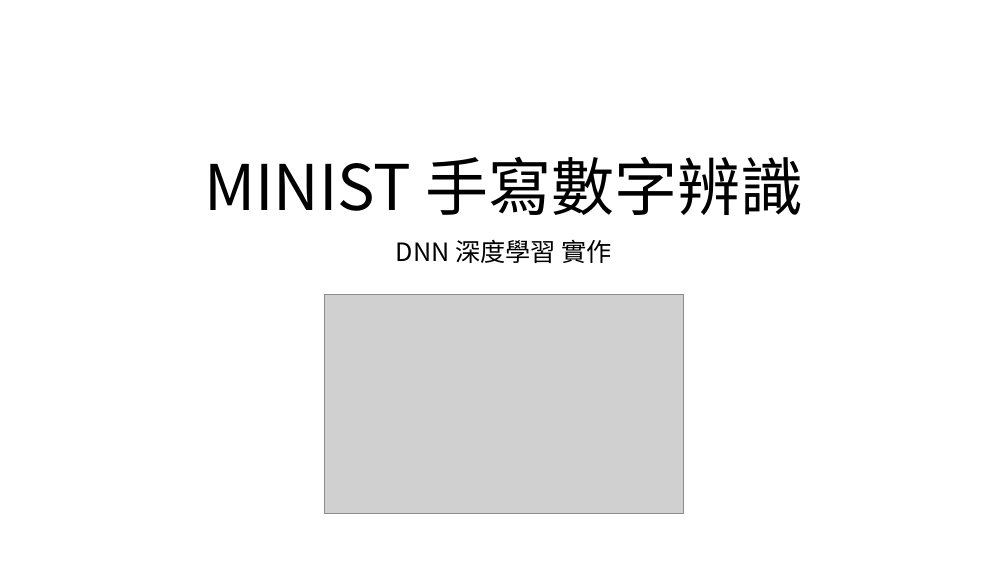
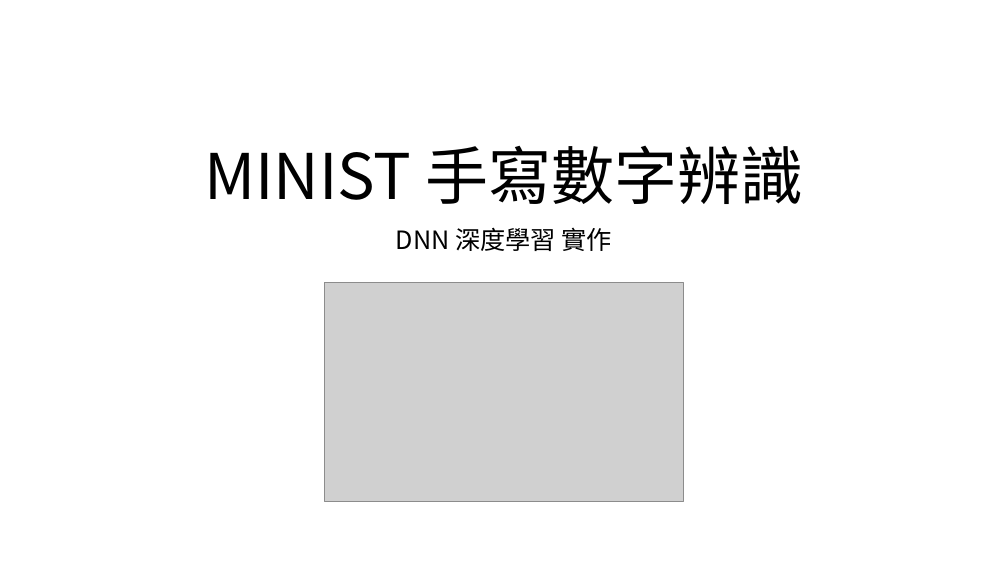
Before and after one commit to andy6804tw/deep-learning, a slide deck: slide 1 of 3-DNN/Presentation.pptx. Drawn at 1008x567 pixels with LibreOffice and Linux fonts; fonts in the diff are those of the drawing; grey boxes stand for pictures. Boxes give left, top, right and bottom in pixels: in the first picture for what was removed or moved away, otherwise in the second. Text is boxed around its words. In the diff, an @@ line names an element or a change of style, - is before the commit and + after.

```diff
--- a/3-DNN/Presentation.pptx
+++ b/3-DNN/Presentation.pptx
@@ 1 picture, 1 subtitle, 1 title: place and size @@
-1 picture, 1 subtitle, 1 title at [204, 157, 804, 513]
+1 picture, 1 subtitle, 1 title at [204, 146, 804, 501]
```
Also in this commit, not shown: 7 other slides changed, 1 other file.
